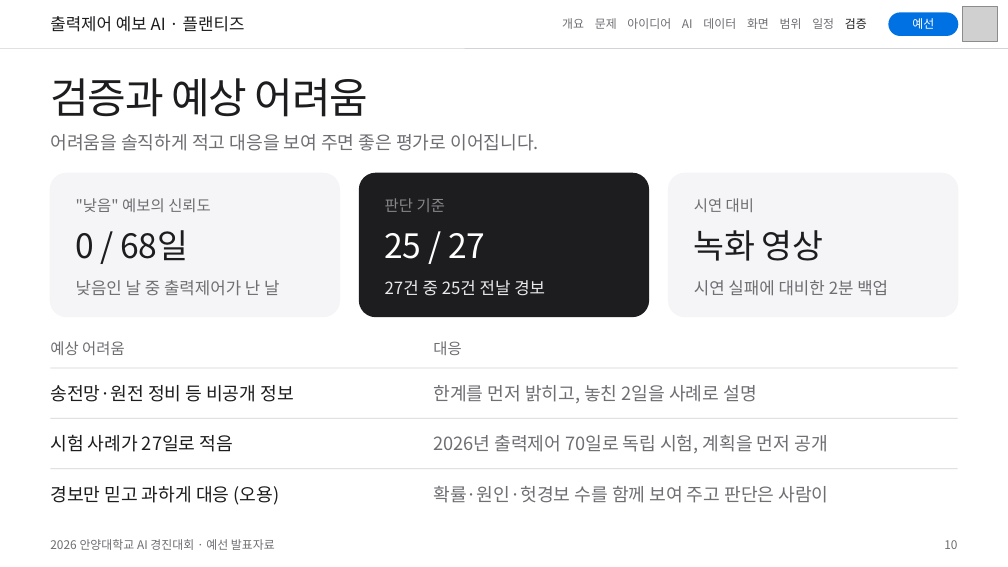
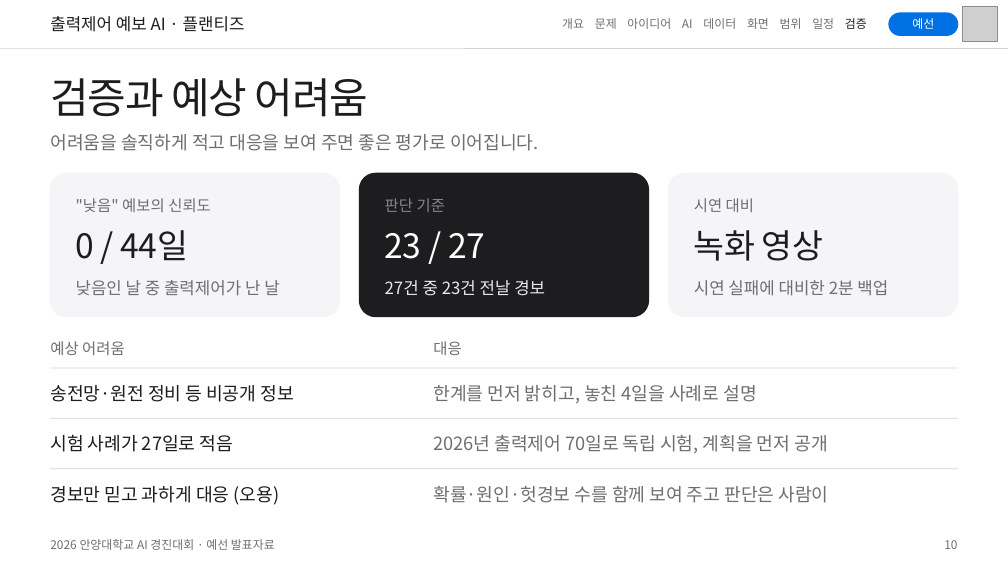
Before and after one commit to eorua/planties, a slide deck: slide 10 of docs/slides/예선발표_초안.pptx. Drawn at 1008x567 pixels with LibreOffice and Linux fonts; fonts in the diff are those of the drawing; grey boxes stand for pictures. Boxes give left, top, right and bottom in pixels: in the first picture for what was removed or moved away, otherwise in the second. Text is boxed around its words. In the diff, an @@ line names an element or a change of style, - is before the commit and + after.

```diff
--- a/docs/slides/예선발표_초안.pptx
+++ b/docs/slides/예선발표_초안.pptx
@@ text at bbox=[76, 230, 189, 261]: text changed @@
-0 / 68일
+0 / 44일
@@ text at bbox=[385, 233, 545, 296]: text changed @@
-25 / 27
-27건 중 25건 전날 경보
+23 / 27
+27건 중 23건 전날 경보
@@ text at bbox=[433, 385, 756, 403]: text changed @@
-한계를 먼저 밝히고, 놓친 2일을 사례로 설명
+한계를 먼저 밝히고, 놓친 4일을 사례로 설명
```
Also in this commit, not shown: 3 other slides changed, 25 other files.
